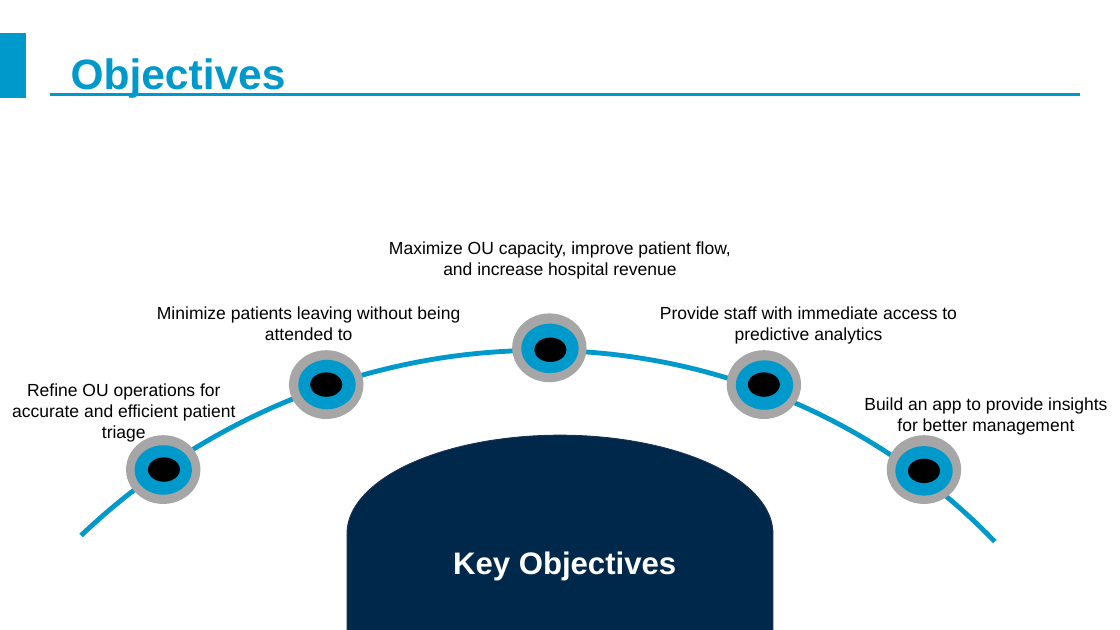
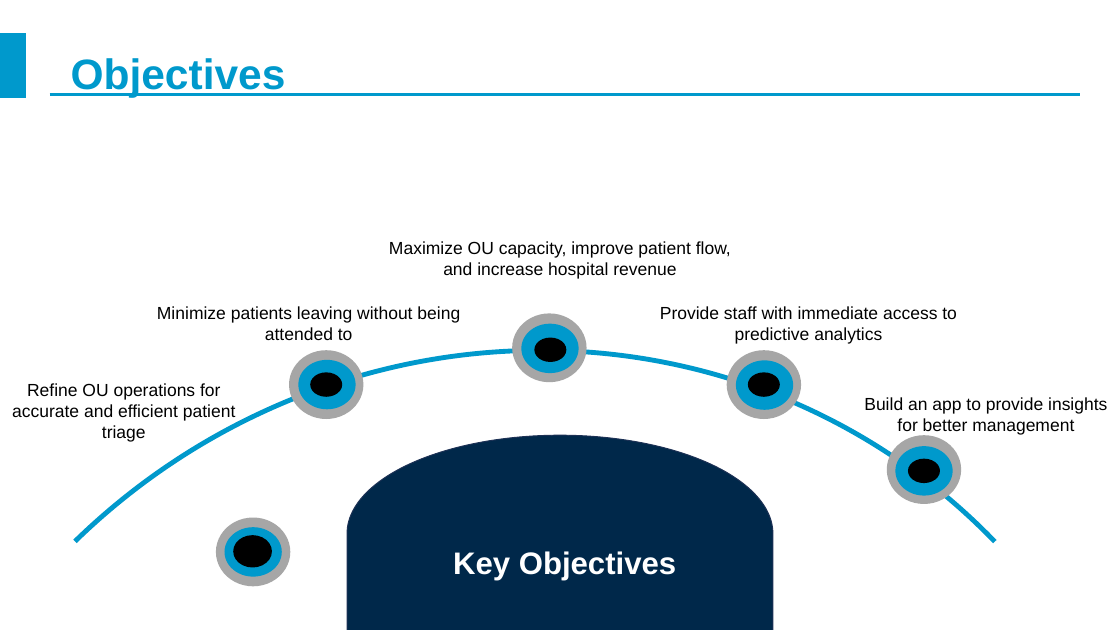
Before and after one commit to andresalcaraaz/Data-Science-Projects, a slide deck: slide 4 of Montanaro Healthcare Business Case App/Report & Slides/Montanaro Hospital.pptx. Drawn at 1120x630 pixels with LibreOffice and Linux fonts; fonts in the diff are those of the drawing; background and template pictures are left out. Boxes give left, top, right and bottom in pixels: in the first picture for what was removed or moved away, otherwise in the second. Text is boxed around its words. In the diff, an @@ line names an element or a change of style, - is before the commit and + after.

```diff
--- a/Montanaro Healthcare Business Case App/Report & Slides/Montanaro Hospital.pptx
+++ b/Montanaro Healthcare Business Case App/Report & Slides/Montanaro Hospital.pptx
@@ arc (boxed as its full ellipse) at bbox=[0, 82, 1120, 630]: proportions changed @@
@@ ellipse: place and size @@
-ellipse at bbox=[126, 435, 200, 504]
+ellipse at bbox=[216, 517, 290, 586]
@@ ellipse: place and size @@
-ellipse at bbox=[134, 445, 192, 495]
+ellipse at bbox=[225, 527, 282, 577]
@@ ellipse: place and size @@
-ellipse at bbox=[148, 457, 180, 482]
+ellipse at bbox=[233, 536, 272, 568]
```
Also in this commit, not shown: 9 other files.
